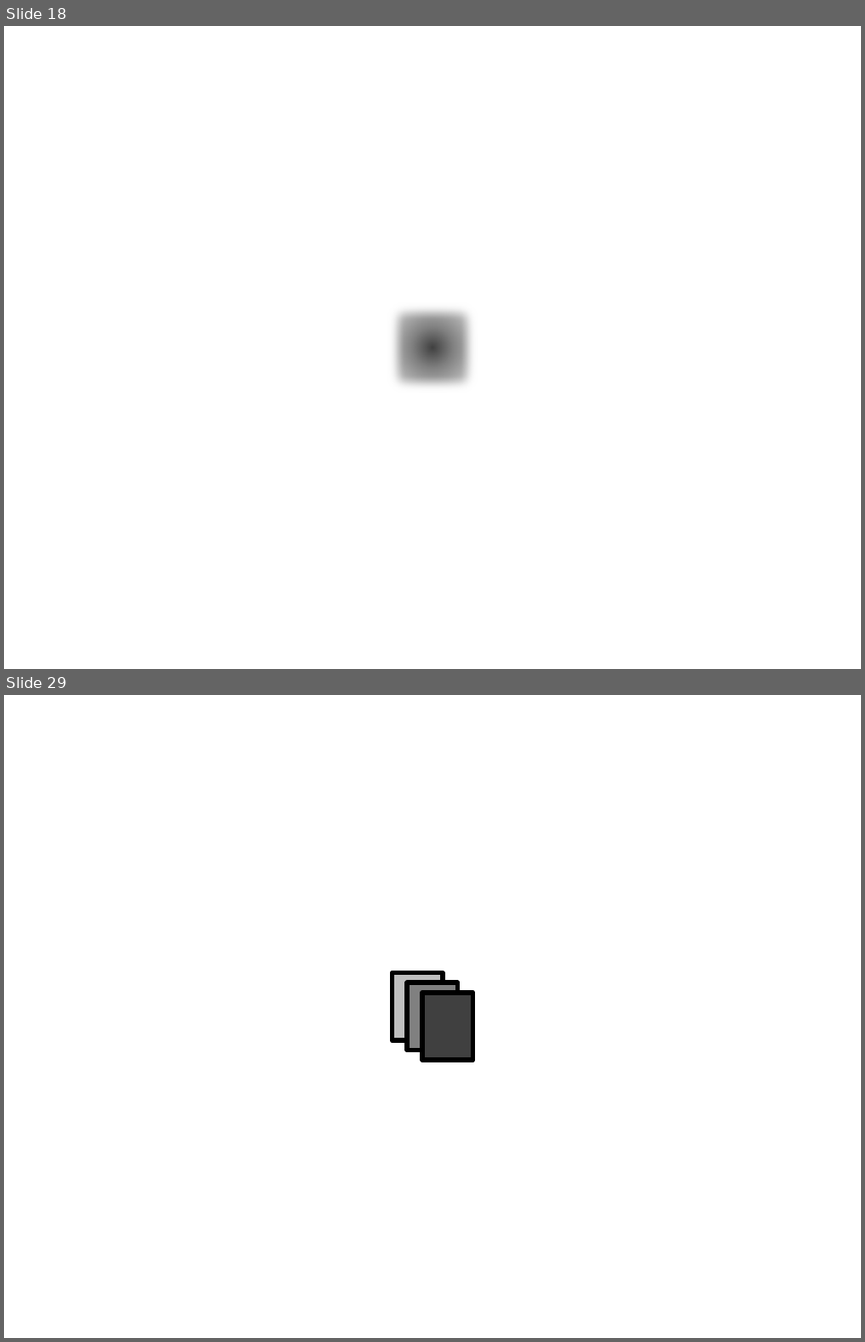
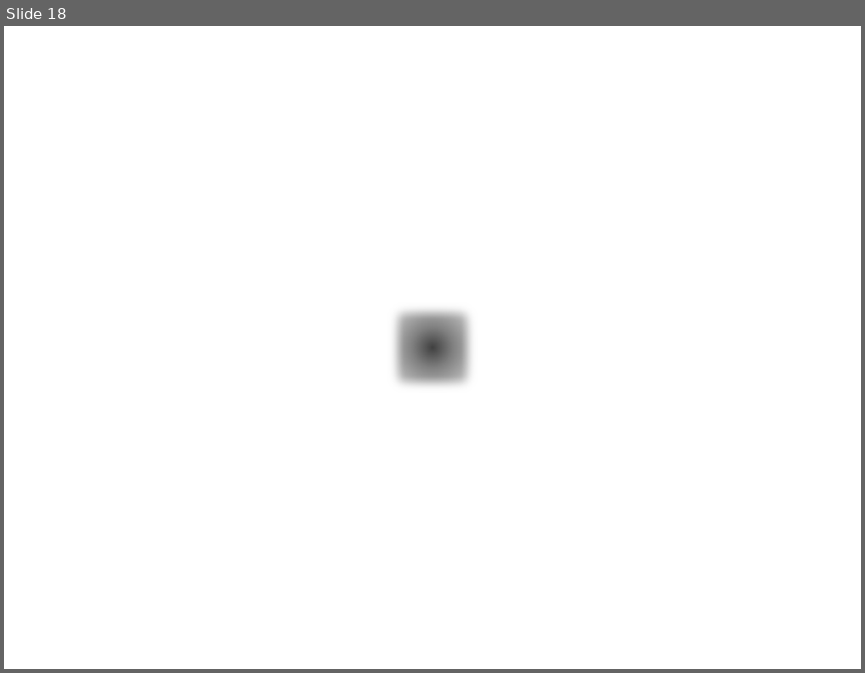
Before and after one commit to YinshengGuo/WinduVision, a slide deck: icons/icons.pptx. Shown one above the other, each under a label of ours: slides 18 and 29 before the commit, slide 18 after it; the slides between them are not shown. The pictures are 865x1342 and 865x673 pixels, drawn with LibreOffice and Linux fonts; fonts in the diff are those of the drawing. Boxes give left, top, right and bottom in pixels: in the first picture for what was removed or moved away, otherwise in the second. Text is boxed around its words. In the diff, an @@ line names an element or a change of style, - is before the commit and + after.

```diff
--- a/icons/icons.pptx
+++ b/icons/icons.pptx
@@ slide 29 removed at box(4, 695, 861, 1338), background #FFFFFF @@
@@ rectangle removed at box(392, 973, 443, 1040) @@
@@ rectangle removed at box(407, 983, 457, 1050) @@
@@ rectangle removed at box(422, 993, 472, 1060) @@
```
Also in this commit, not shown: 2 slides changed, 2 slides added, 24 other slides removed, 17 other files.
